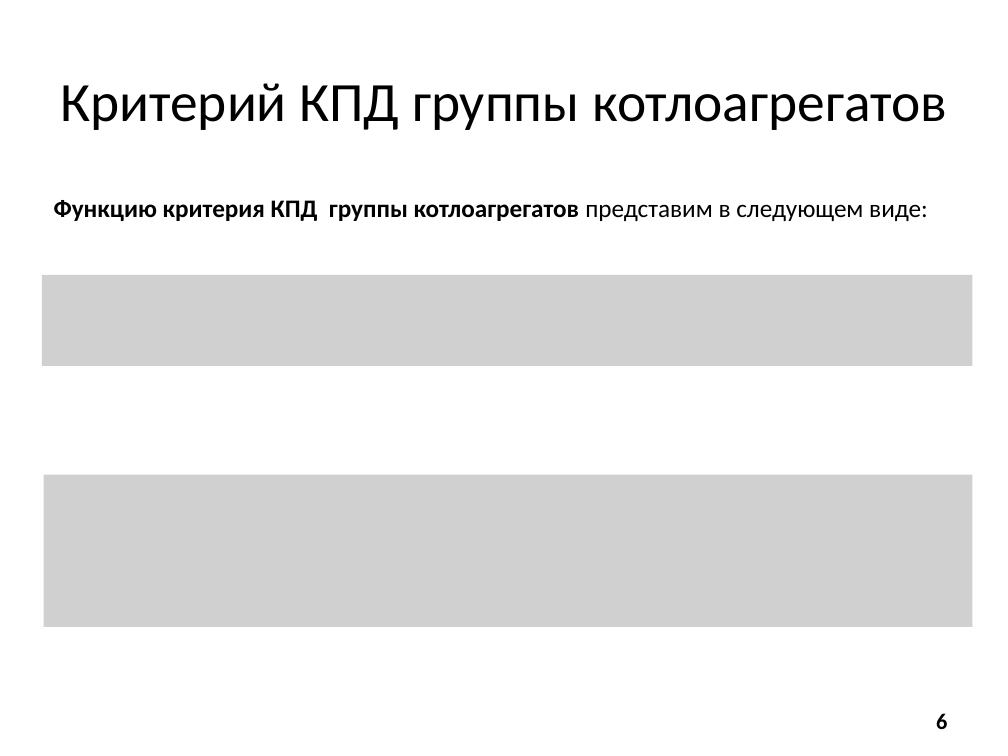
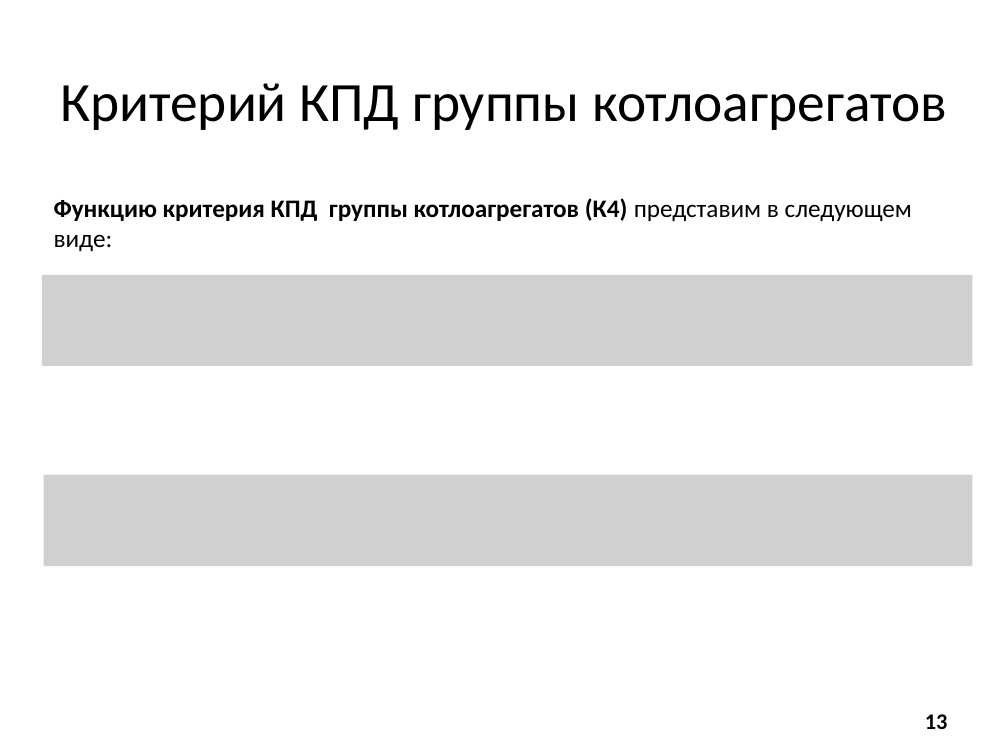
Before and after one commit to arkuzmin/diplom, a slide deck: slide 13 of optimization/4 семестр/Смотр 19.05.14/Презентация.pptx (slide 6 before the commit). Drawn at 1008x756 pixels with LibreOffice and Linux fonts; fonts in the diff are those of the drawing; grey boxes stand for pictures. Boxes give left, top, right and bottom in pixels: in the first picture for what was removed or moved away, otherwise in the second. Text is boxed around its words. In the diff, an @@ line names an element or a change of style, - is before the commit and + after.

```diff
--- a/optimization/4 семестр/Смотр 19.05.14/Презентация.pptx
+++ b/optimization/4 семестр/Смотр 19.05.14/Презентация.pptx
@@ text at (x1=54, y1=198, x2=912, y2=251): text changed @@
-Функцию критерия КПД группы котлоагрегатов представим в следующем виде:
+Функцию критерия КПД группы котлоагрегатов (К4) представим в следующем виде:
@@ picture resized from (x1=43, y1=475, x2=972, y2=627) to (x1=43, y1=475, x2=972, y2=566) @@
@@ page number at (x1=925, y1=714, x2=948, y2=729): text changed @@
-6
+13
```
Also in this commit, not shown: 11 other slides changed, 4 slides added, 1 slide removed, 2 other files.
